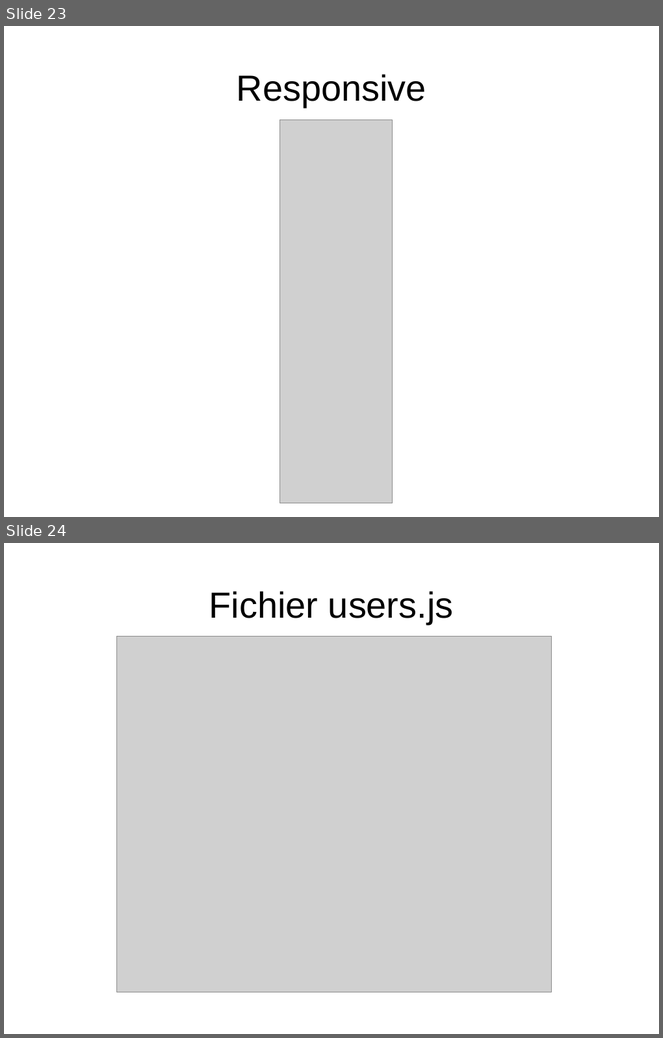
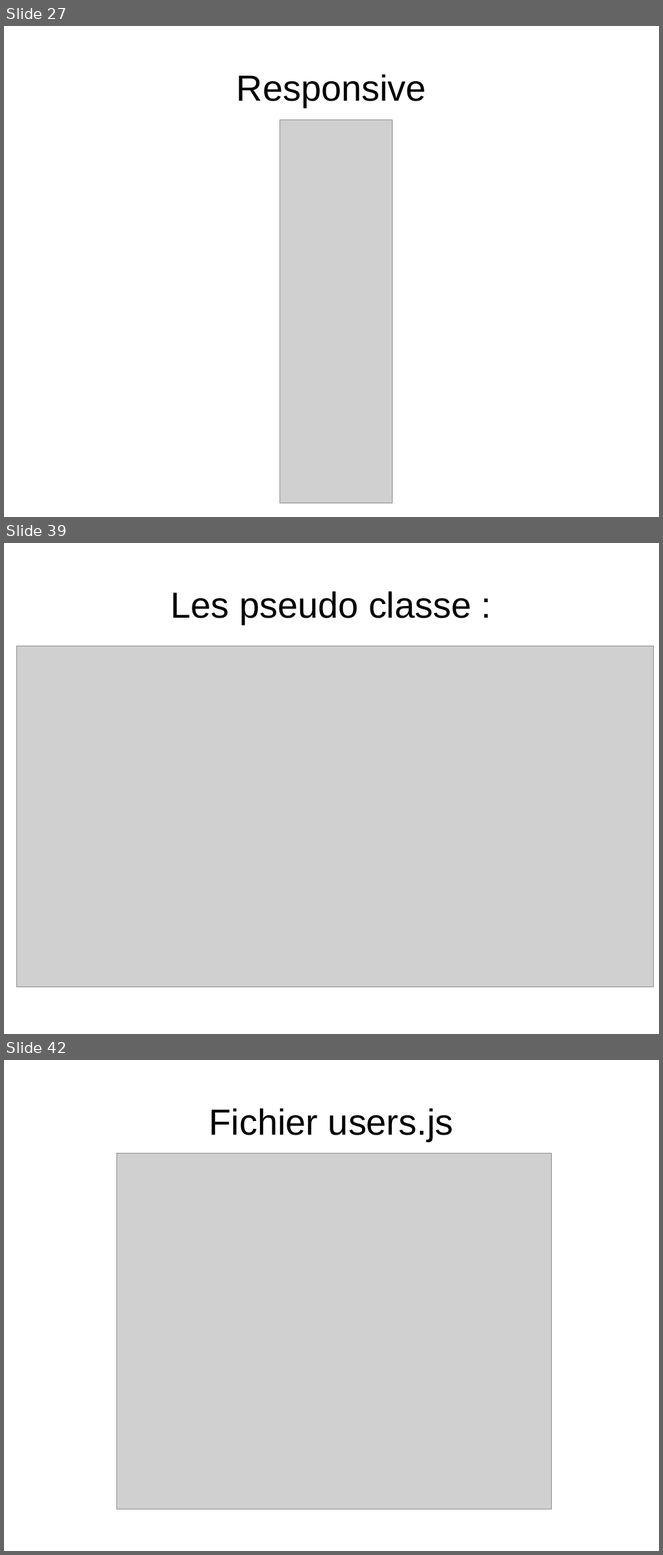
Before and after one commit to YohannBethoule/AnnuaireCollaboratif, a slide deck: doc/diapo_finale.odp. Shown one above the other, each under a label of ours: slides 23 and 24 before the commit, slides 27, 39 and 42 after it; the slides between them are not shown. The pictures are 663x1038 and 663x1555 pixels, drawn with LibreOffice and Linux fonts; fonts in the diff are those of the drawing; grey boxes stand for pictures. Boxes give left, top, right and bottom in pixels: in the first picture for what was removed or moved away, otherwise in the second. Text is boxed around its words. In the diff, an @@ line names an element or a change of style, - is before the commit and + after.

```diff
--- a/doc/diapo_finale.odp
+++ b/doc/diapo_finale.odp
@@ slide 39 added at (x1=4, y1=543, x2=659, y2=1034), background #FFFFFF @@
@@ title added at (x1=171, y1=591, x2=471, y2=624), 44 pt, text #000000 @@
+Les pseudo classe :
@@ picture added at (x1=16, y1=646, x2=654, y2=988) @@
@@ what was slide 23 is now slide 27 @@
@@ what was slide 24 is now slide 42 @@
```
Also in this commit, not shown: 17 other slides added.
